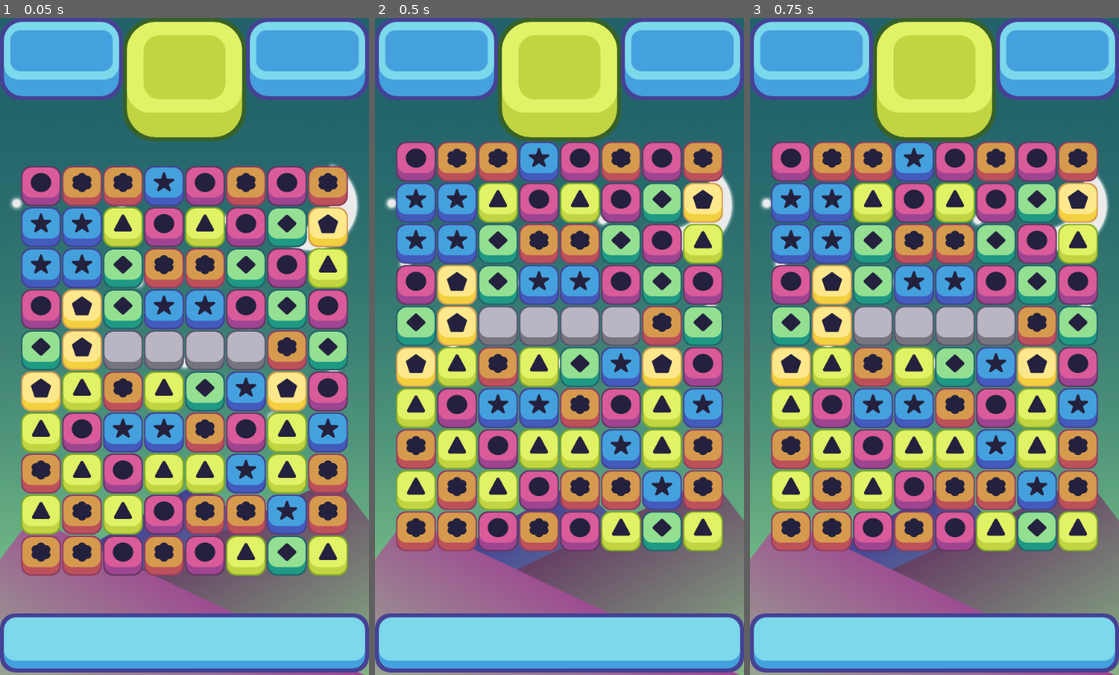
Above: before the commit, frames 1-3 (left to right).
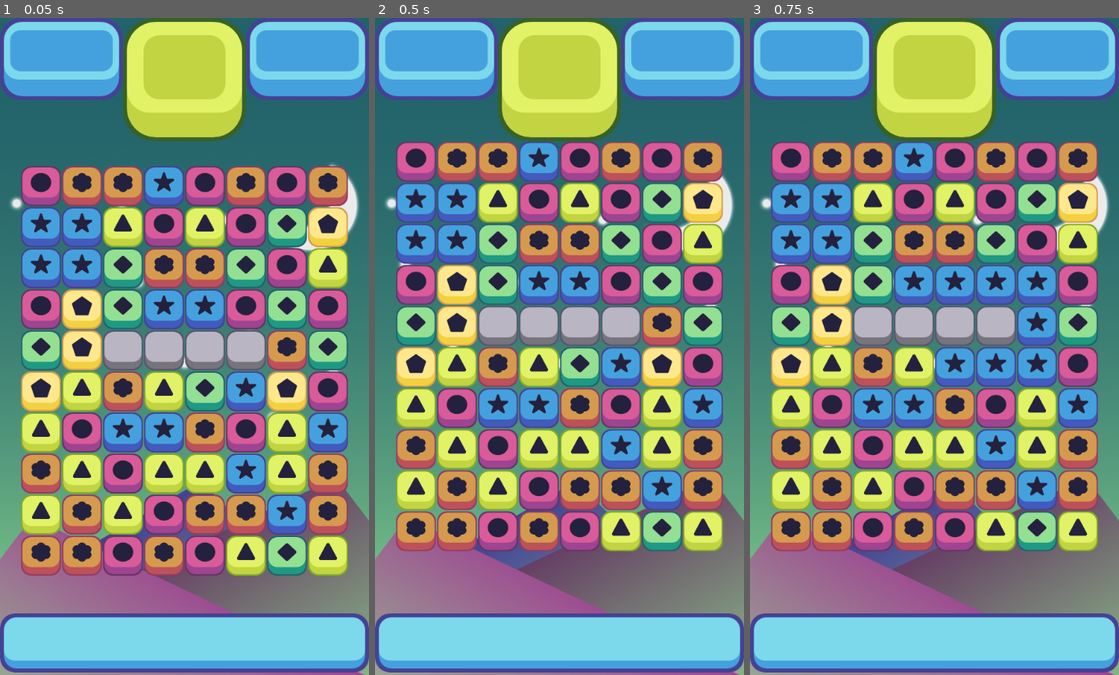
Above: after the commit, the same moments.

Repository: DanielEckmann/BA_Match3_Toolkit
Game: Godot game, scene res://scenes/game_window.tscn
The game is run twice, just before and just after one commit, with the same random seed, the same clock (stepped at 60 frames per second) and the same inputs.
Inputs (mouse positions are in pixels of both pictures, inside the frame that each line leads up to):
- Up to frame 1 (0.05 s): no input
- Up to frame 2 (0.5 s): no input
- Up to frame 3 (0.75 s): tap Enter at 0.5 s; move the mouse to (1015, 313) at 0.52 s; right-click (1015, 313) at 0.6 s

Frames 1-2 are identical in both runs. In frame 3, 2.8% of the frame differs, in the area x 50-84%, y 37-57%.

Commit message:
Player can now use color bomb ability to color a field blue with the right mouse button, but only 3 times a game

Diff:
--- a/Match3_Toolkit/project.godot
+++ b/Match3_Toolkit/project.godot
@@ -27,6 +27,11 @@
 "events": [Object(InputEventMouseButton,"resource_local_to_scene":false,"resource_name":"","device":-1,"window_id":0,"a …(253 unchanged characters)…
 ]
 }
+right_click={
+"deadzone": 0.5,
+"events": [Object(InputEventMouseButton,"resource_local_to_scene":false,"resource_name":"","device":-1,"window_id":0,"alt_pressed":false,"shift_pressed":false,"ctrl_pressed":false,"meta_pressed":false,"button_mask":2,"position":Vector2(15, 11),"global_position":Vector2(19, 54),"factor":1.0,"button_index":2,"canceled":false,"pressed":true,"double_click":false,"script":null)
+]
+}
 
 [rendering]
 
--- a/Match3_Toolkit/scenes/game_window.tscn
+++ b/Match3_Toolkit/scenes/game_window.tscn
@@ -32,6 +32,8 @@
 offset = 64
 y_offset = 2
 use_bombs = true
+use_c_bombs = true
+c_bomb_limit = 3
 
 [node name="destroy_timer" type="Timer" parent="."]
 wait_time = 0.5
--- a/Match3_Toolkit/scripts/grid.gd
+++ b/Match3_Toolkit/scripts/grid.gd
@@ -16,6 +16,8 @@
 @export var offset: int
 @export var y_offset: int
 @export var use_bombs: bool
+@export var use_c_bombs: bool
+@export var c_bomb_limit: int
 
 var sprites = [
 	preload("res://Match 3 Assets/Pieces/Yellow Piece.png"),
@@ -71,6 +73,7 @@
 var obstacles: PackedVector2Array = [Vector2i(2, 5), Vector2i(3, 5), Vector2i(4, 5), Vector2i(5, 5)]
 
 var game_start = true
+var c_bomb_used = false
 
 # touch variables
 var first_touch = Vector2(0, 0)
@@ -92,6 +95,10 @@
 
 # This function was taken from source outlined at the top
 func _input(event):
+	if Input.is_action_just_pressed("right_click") && use_c_bombs:
+		if !c_bomb_used && state == states.MOVE && is_in_grid(pixel_to_grid(get_global_mouse_position())):
+			color_bomb(pixel_to_grid(get_global_mouse_position()), colors.BLUE)
+
 	if Input.is_action_just_pressed("ui_touch"):
 		if state == states.MOVE && is_in_grid(pixel_to_grid(get_global_mouse_position())):
 			controlling = true
@@ -173,6 +180,9 @@
 
 		find_matches()
 
+		if use_c_bombs:
+			c_bomb_used = false
+
 # This function was taken from source outlined at the top
 func swap_pieces(loc, dir):
 	var first_piece = all_pieces[loc.x][loc.y]
@@ -374,6 +384,18 @@
 	for t in bomb_dict.keys():
 		instantiate_bomb(t.pos, t.color, bomb_dict[t])
 	bomb_dict.clear()
+
+func color_bomb(pos, color):
+	if c_bomb_limit <= 0:
+		return
+
+	var neighbors = get_neighbors(pos, true)
+	for n in neighbors:
+		n.set_color(color, sprites[color])
+	all_pieces[pos.x][pos.y].set_color(color, sprites[color])
+
+	c_bomb_used = true
+	c_bomb_limit -= 1
 
 func damage(array):
 	for i in array:
--- a/Match3_Toolkit/scripts/obstacle.gd
+++ b/Match3_Toolkit/scripts/obstacle.gd
@@ -3,5 +3,8 @@
 func destroy():
 	pass
 
+func set_color(color, sprite):
+	pass
+
 func take_damage(amount):
 	pass
--- a/Match3_Toolkit/scripts/piece.gd
+++ b/Match3_Toolkit/scripts/piece.gd
@@ -24,6 +24,13 @@
 	self.color = color
 	self.sprite = sprite
 	self.health = health
+
+	var s = get_node("Sprite2D")
+	s.set_texture(sprite)
+
+func set_color(color, sprite):
+	self.color = color
+	self.sprite = sprite
 
 	var s = get_node("Sprite2D")
 	s.set_texture(sprite)
